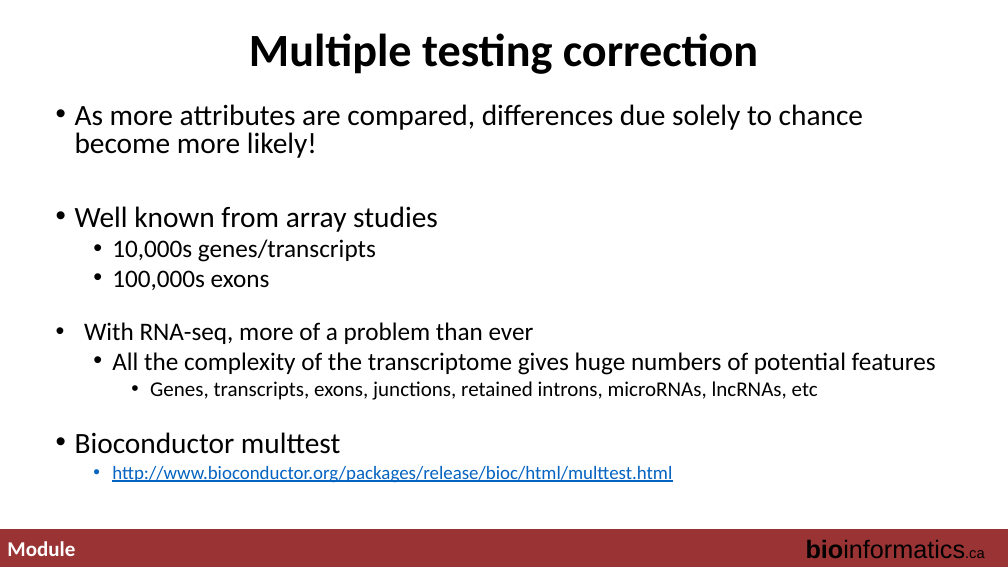
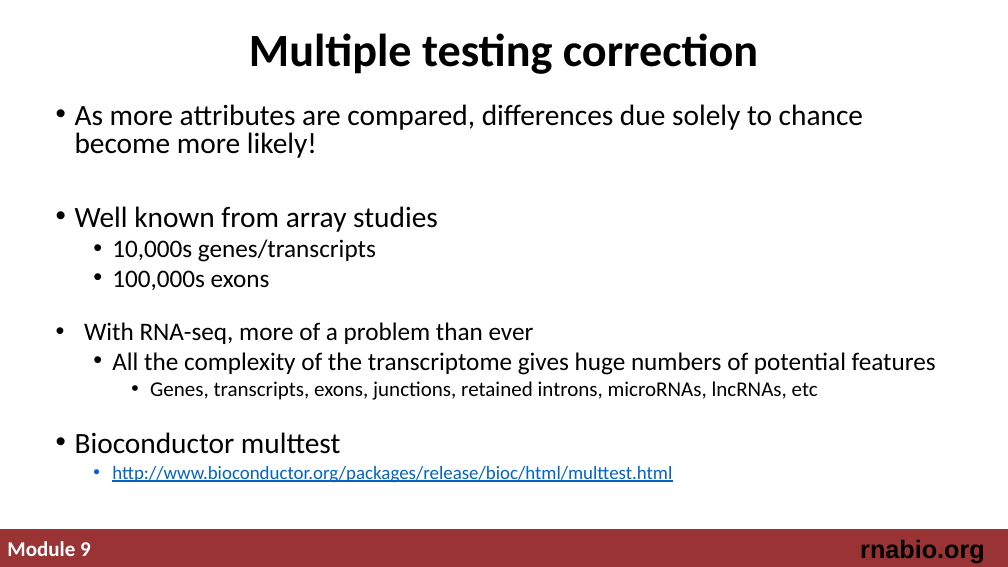
Before and after one commit to griffithlab/rnabio.org, a slide deck: slide 10 of assets/lectures/cbw-cshl/2019/mini/RNASeq_MiniLecture_09_03_DifferentialExpression.pptx (slide 12 before the commit). Drawn at 1008x567 pixels with LibreOffice and Linux fonts; fonts in the diff are those of the drawing. Boxes give left, top, right and bottom in pixels: in the first picture for what was removed or moved away, otherwise in the second. Text is boxed around its words. In the diff, an @@ line names an element or a change of style, - is before the commit and + after.

```diff
--- a/assets/lectures/cbw-cshl/2019/mini/RNASeq_MiniLecture_09_03_DifferentialExpression.pptx
+++ b/assets/lectures/cbw-cshl/2019/mini/RNASeq_MiniLecture_09_03_DifferentialExpression.pptx
@@ text at [860,539,985,563]: text changed; bold on @@
-bioinformatics.ca
+rnabio.org
@@ text at [7,541,91,556]: text changed @@
-Module
+Module 9
```
Also in this commit, not shown: 11 other slides changed, 2 slides removed, 6 other files.
